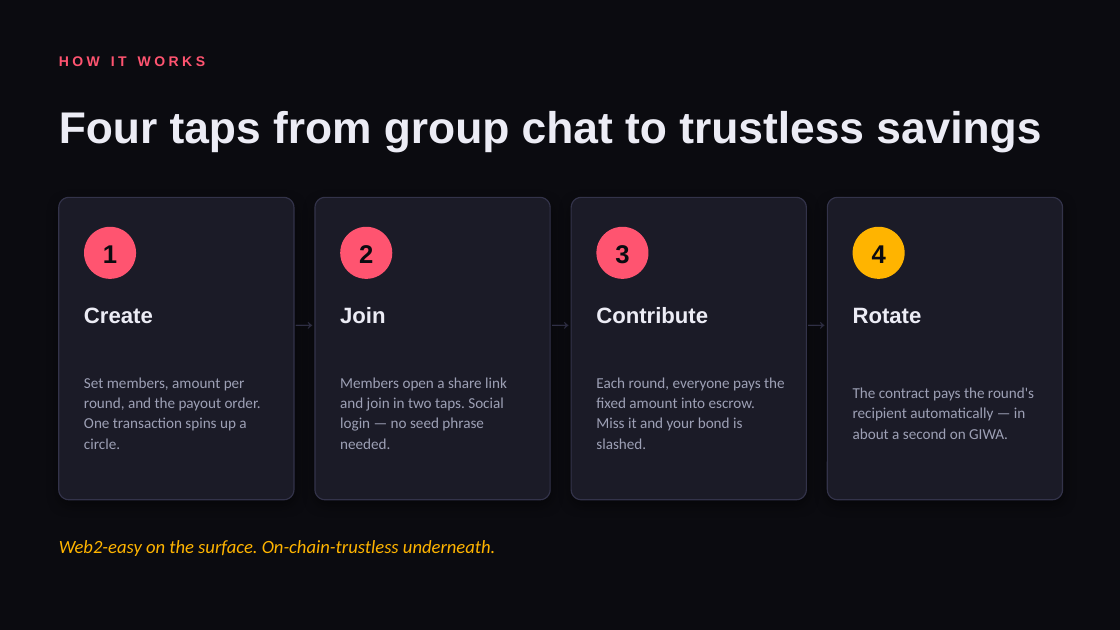
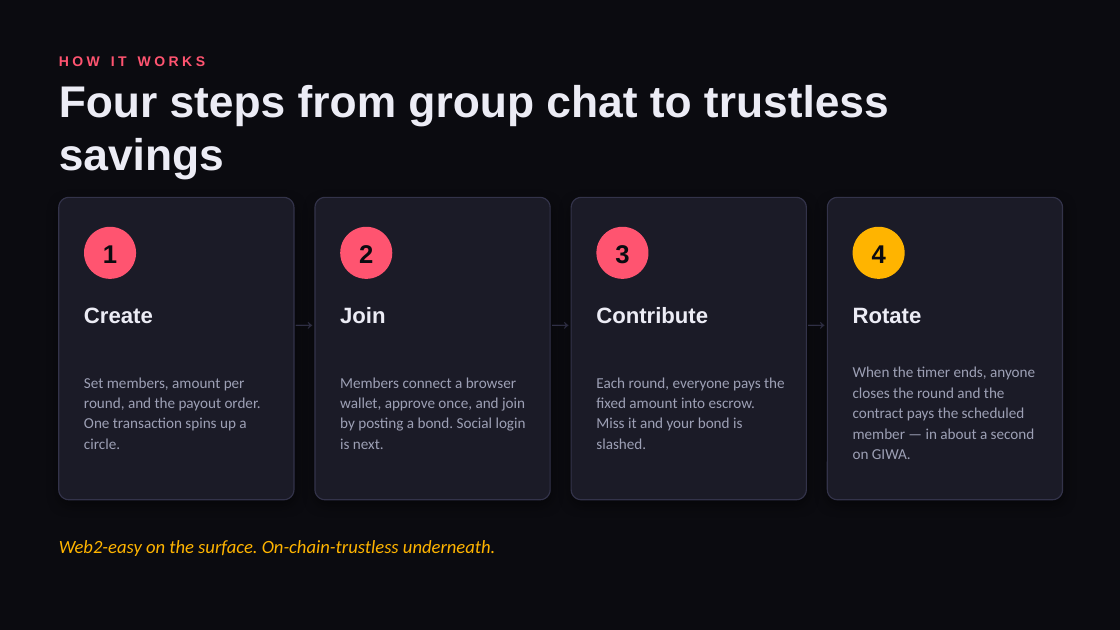
Before and after one commit to ritesh59697/JJAN, a slide deck: slide 4 of submission/Jjan-Pitch-Deck.pptx. Drawn at 1120x630 pixels with LibreOffice and Linux fonts; fonts in the diff are those of the drawing. Boxes give left, top, right and bottom in pixels: in the first picture for what was removed or moved away, otherwise in the second. Text is boxed around its words. In the diff, an @@ line names an element or a change of style, - is before the commit and + after.

```diff
--- a/submission/Jjan-Pitch-Deck.pptx
+++ b/submission/Jjan-Pitch-Deck.pptx
@@ text at (59, 85, 889, 178): text changed @@
-Four taps from group chat to trustless savings
+Four steps from group chat to trustless savings
@@ text at (340, 377, 526, 449): text changed @@
-Members open a share link and join in two taps. Social login — no seed phrase needed.
+Members connect a browser wallet, approve once, and join by posting a bond. Social login is next.
@@ text at (853, 366, 1035, 459): text changed @@
-The contract pays the round's recipient automatically — in about a second on GIWA.
+When the timer ends, anyone closes the round and the contract pays the scheduled member — in about a second on GIWA.
```
Also in this commit, not shown: 2 other slides changed, 4 other files.
